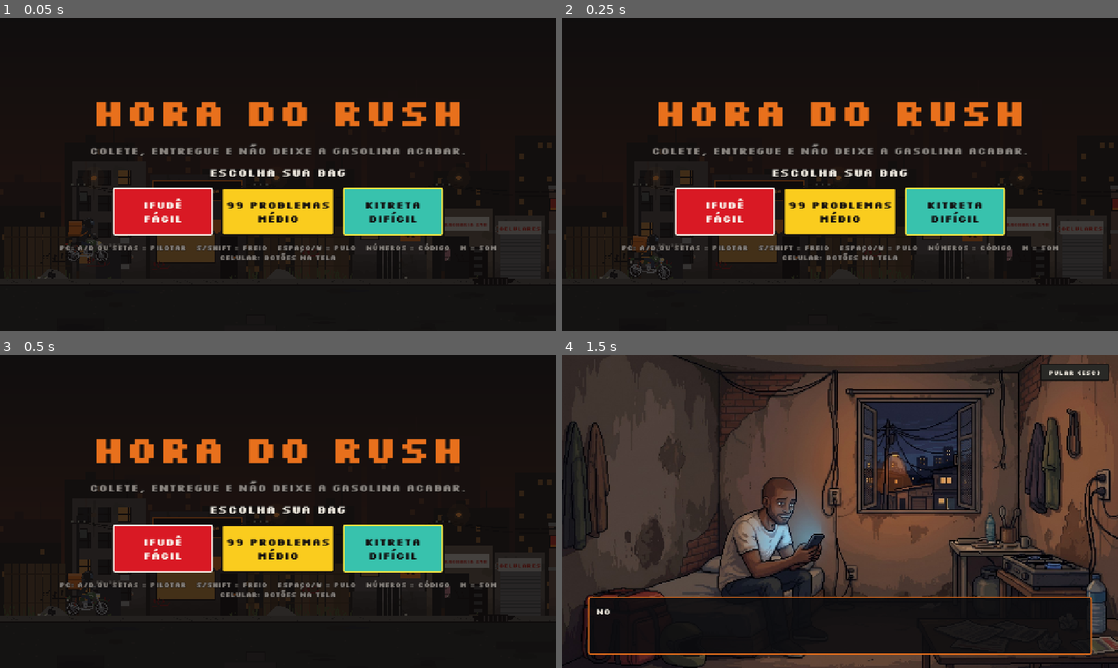
Above: before the commit, frames 1-4 (two rows, left to right).
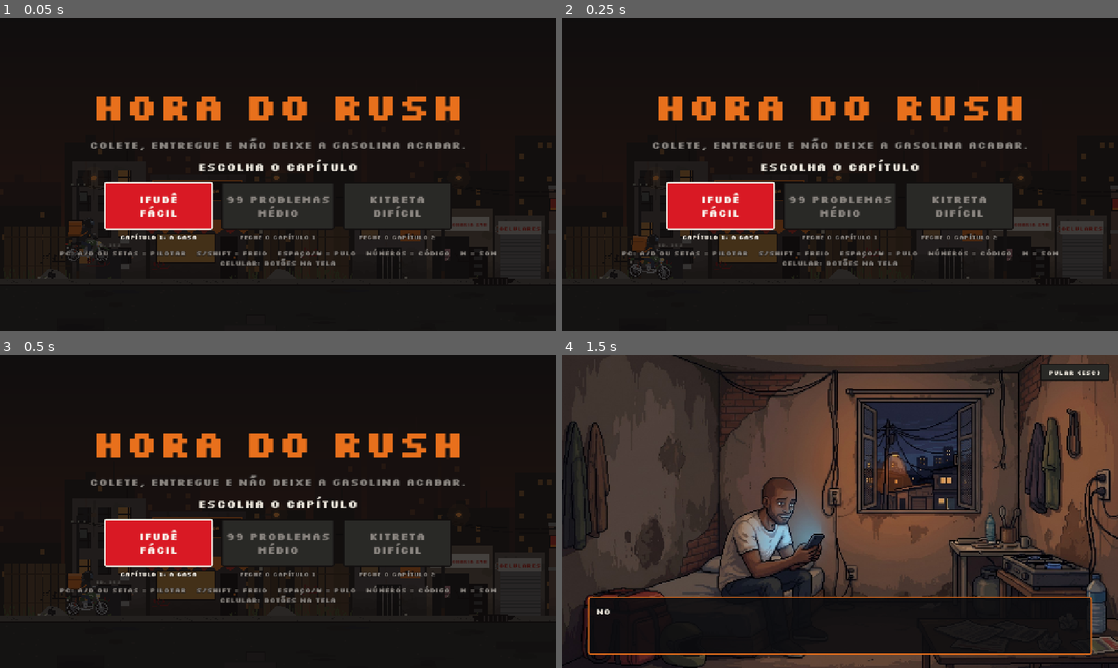
Above: after the commit, the same moments.

Repository: ViniViscas/Hora-do-Rush
Game: Godot game, scene res://scenes/main.tscn
Same seed, same stepped clock (60 frames per second), same inputs: the game is played once before the commit and once after it.
Inputs (mouse positions are in pixels of both pictures, inside the frame that each line leads up to):
- Up to frame 1 (0.05 s): no input
- Up to frame 2 (0.25 s): no input
- Up to frame 3 (0.5 s): no input
- Up to frame 4 (1.5 s): click "iFudê Fácil" at 0.5 s; tap Enter at 1.25 s; move the mouse to (840, 511) at 1.27 s; hold D (direita) from 1.28 s (still down); hold S (freio) from 1.28 s (still down); click (840, 511) at 1.42 s

The runs differ from the first frame. In frame 1, 14% of the frame differs, in the area x 10-90%, y 24-80%; in frame 2, 14%; in frame 3, 14%; in frame 4, nothing differs.

Commit message:
História em três capítulos, um por bag
- iFudê: a casa; 99 Problemas: a reforma; Kitreta: salvar a oficina da Tati
- Abertura e final por capítulo, cartões das fases com texto de cada capítulo
- Cena "O quase" antes da fase 4 do Kitreta
- Cartão da fase 5 com imagem própria por bag
- Capítulos liberados em ordem (Config.CAPITULOS_EM_ORDEM)
- Imagens das cutscenes geradas com IA (Google Gemini), declaradas no README

Co-Authored-By: Claude Opus 5.5 <noreply@anthropic.com>

Diff:
--- a/src/game_config.gd
+++ b/src/game_config.gd
@@ -133,6 +133,11 @@
 	},
 ]
 
+# --- Capítulos da história ---
+# true: cada bag (capítulo) só é liberada depois de fechar a campanha da anterior
+# (iFudê -> 99 Problemas -> Kitreta). false: as três bags ficam livres desde o início.
+const CAPITULOS_EM_ORDEM := true
+
 # --- Pagamento (R$) ---
 const PONTOS_POR_REAL := 10     # vencendo: R$ 1 a cada 10 pontos
 const REAIS_POR_ENTREGA := 8    # perdendo: só as entregas feitas pagam a taxa
--- a/src/historia.gd
+++ b/src/historia.gd
@@ -1,86 +1,183 @@
 extends RefCounted
-## Roteiro das cutscenes: a história do Felipe, motoboy de São Paulo que quer comprar
-## a própria casa, com a ajuda da mecânica Tati. As imagens ficam em assets/img/cutscenes/.
+## Roteiro das cutscenes: a história do Felipe, motoboy de São Paulo, e da mecânica Tati.
+## Cada bag é um capítulo: iFudê (a casa), 99 Problemas (a reforma), Kitreta (a oficina).
 ## Cada cena: imagem + falas [quem fala ("" = narração), texto]. "titulo" aparece em cima.
+## As imagens ficam em assets/img/cutscenes/; os cartões das fases reaproveitam as mesmas
+## cinco imagens nos três capítulos, com textos diferentes.
 
 const PASTA := "res://assets/img/cutscenes/"
+const IMAGENS_FASES := ["04_primeiro_dia.jpg", "05_pegando_o_jeito.jpg", "06_sexta_a_noite.jpg",
+	"07_vespera_de_feriado.jpg", "08_hora_do_rush_%s.jpg"]   # %s = bag: a fase 5 tem uma imagem por capítulo
+const NOMES_FASES := ["PRIMEIRO DIA", "PEGANDO O JEITO", "SEXTA À NOITE", "VÉSPERA DE FERIADO", "HORA DO RUSH"]
 
-const INTRO := [
-	{
-		"imagem": "01_quartinho.jpg",
-		"falas": [
-			["", "São Paulo. Felipe tem 28 anos, uma moto velha e três contas atrasadas."],
-			["", "No celular, um anúncio: \"Casa com quintal. Aceita entrada.\""],
-			["FELIPE", "Um dia essa casa vai ser minha."],
+## Ordem dos capítulos (cada um é liberado ao fechar o anterior, ver Config.CAPITULOS_EM_ORDEM).
+const ORDEM := ["facil", "medio", "dificil"]
+
+const CAPITULOS := {
+	"facil": {
+		"titulo": "CAPÍTULO 1: A CASA",
+		"abertura": [
+			{
+				"imagem": "01_quartinho.jpg",
+				"falas": [
+					["", "São Paulo. Felipe tem 28 anos, uma moto velha e três contas atrasadas."],
+					["", "No celular, um anúncio: \"Casa com quintal. Aceita entrada.\""],
+					["FELIPE", "Um dia essa casa vai ser minha."],
+				],
+			},
+			{
+				"imagem": "02_moto_nao_liga.jpg",
+				"falas": [
+					["", "A moto morreu no primeiro dia do novo app."],
+					["", "Só tinha um lugar aberto àquela hora."],
+				],
+			},
+			{
+				"imagem": "03_oficina_da_tati.jpg",
+				"falas": [
+					["TATI", "Essa moto tá segurando no arame, hein."],
+					["FELIPE", "Não tenho como pagar agora. Mas eu vou entregar muito."],
+					["TATI", "Então faz assim: eu arrumo, você paga com as entregas. Cada real que sobrar, a gente investe na máquina."],
+					["TATI", "E vê se renova essa CNH, que a CET tá de olho."],
+				],
+			},
 		],
+		"fases": [
+			[["", "Primeiro dia. Três entregas."], ["", "Calma, Felipe. É só não cair na lombada."]],
+			[["", "Felipe já conhece as ruas. Agora aprendeu outra regra: na blitz, devagar."]],
+			[["", "Sexta, chuva e pedido de pizza pra todo lado."], ["", "E a CNH... continua vencida."]],
+			[["", "Véspera de feriado. Todo mundo pede, ninguém quer esperar."]],
+			[["", "O último turno. Se fechar hoje, a entrada da casa tá paga."]],
+		],
+		"final": [
+			{
+				"imagem": "09_vitoria.jpg",
+				"falas": [
+					["TATI", "Falei que essa moto ia longe."],
+					["", "Felipe virou o entregador mais rápido de São Paulo."],
+					["", "E, pela primeira vez, chegou em casa. Na casa dele."],
+				],
+			},
+		],
+		"fundo_final": "09_vitoria.jpg",
 	},
-	{
-		"imagem": "02_moto_nao_liga.jpg",
-		"falas": [
-			["", "A moto morreu no primeiro dia do novo app."],
-			["", "Só tinha um lugar aberto àquela hora."],
+	"medio": {
+		"titulo": "CAPÍTULO 2: A REFORMA",
+		"abertura": [
+			{
+				"imagem": "12_cap2_abertura.jpg",
+				"falas": [
+					["", "A casa é dele. A goteira, o reboco caindo e a fiação também."],
+					["TATI", "Parabéns, proprietário. Agora descobre quanto custa um saco de cimento."],
+					["FELIPE", "O 99 Problemas paga melhor. Os prazos são mais curtos, mas eu dou conta."],
+					["TATI", "Prazo curto é onde moto vira estatística. Vai com cabeça."],
+				],
+			},
 		],
+		"fases": [
+			[["", "Primeiro turno no app novo. O relógio corre mais rápido aqui."]],
+			[["", "Blitz de novo. Com prazo apertado, cada parada dói no bolso."]],
+			[["", "Chuva, CET, cliente reclamando no chat."], ["", "Felipe não dorme direito há dias."]],
+			[["", "Feriado: o app dobra a taxa. E dobra a pressão."]],
+			[["", "Último turno do mês. Falta pouco para terminar a laje."]],
+		],
+		"final": [
+			{
+				"imagem": "13_cap2_final.jpg",
+				"falas": [
+					["", "Casa pintada, laje pronta e os amigos lá em cima."],
+					["TATI", "Quem diria. O motoqueiro do arame agora tem até churrasqueira."],
+					["FELIPE", "E ainda tô devendo a revisão da moto, né?"],
+					["", "Mas o celular não para de vibrar."],
+				],
+			},
+		],
+		"fundo_final": "13_cap2_final.jpg",
 	},
-	{
-		"imagem": "03_oficina_da_tati.jpg",
-		"falas": [
-			["TATI", "Essa moto tá segurando no arame, hein."],
-			["FELIPE", "Não tenho como pagar agora. Mas eu vou entregar muito."],
-			["TATI", "Então faz assim: eu arrumo, você paga com as entregas. Cada real que sobrar, a gente investe na máquina."],
-			["TATI", "E vê se renova essa CNH, que a CET tá de olho."],
+	"dificil": {
+		"titulo": "CAPÍTULO 3: A OFICINA",
+		"abertura": [
+			{
+				"imagem": "14_cap3_abertura.jpg",
+				"falas": [
+					["", "O aluguel da oficina subiu. A Tati tem até o fim do mês."],
+					["TATI", "Doze anos aqui. Nunca deixei uma moto na mão. E agora sou eu que vou ficar."],
+					["FELIPE", "O Kitreta paga o dobro. Me deixa ajudar."],
+					["TATI", "Esse app trata motoqueiro como cronômetro. Promete que não vai fazer besteira."],
+				],
+			},
 		],
+		"fases": [
+			[["", "Prazo de 6 minutos para atravessar o bairro. No Kitreta, atraso é bloqueio."]],
+			[["", "Blitz, de novo. O app não quer saber."]],
+			[["", "Chuva forte. O freio já não é o mesmo. Felipe também não."]],
+			[["", "Três da manhã. O corpo pede para parar, o app pede mais uma."]],
+			[["", "Último turno. É hoje que a oficina se salva."]],
+		],
+		# Cenas extras antes de um cartão de fase (índice da fase -> cenas)
+		"antes_da_fase": {
+			3: [
+				{
+					"imagem": "15_cap3_estresse.jpg",
+					"falas": [
+						["", "Um carro. Uma freada. O chão."],
+						["", "Felipe levanta. A moto também. Dessa vez."],
+						["TATI", "Larga esse celular e vem pra cá. Agora."],
+					],
+				},
+			],
+		},
+		"final": [
+			{
+				"imagem": "16_cap3_final.jpg",
+				"falas": [
+					["", "A oficina não fechou. Agora tem dois nomes na porta."],
+					["TATI", "Sócio. Primeira regra: ninguém aqui trabalha pra cronômetro."],
+					["", "Felipe ainda faz entregas. Mas agora chega em casa a tempo do jantar."],
+				],
+			},
+		],
+		"fundo_final": "16_cap3_final.jpg",
 	},
-]
+}
 
-## Um cartão antes de cada fase (mesma ordem de Config.FASES).
-const FASES := [
-	{
-		"imagem": "04_primeiro_dia.jpg",
-		"titulo": "FASE 1: PRIMEIRO DIA",
-		"falas": [["", "Primeiro dia. Três entregas."], ["", "Calma, Felipe. É só não cair na lombada."]],
-	},
-	{
-		"imagem": "05_pegando_o_jeito.jpg",
-		"titulo": "FASE 2: PEGANDO O JEITO",
-		"falas": [["", "Felipe já conhece as ruas. Agora aprendeu outra regra: na blitz, devagar."]],
-	},
-	{
-		"imagem": "06_sexta_a_noite.jpg",
-		"titulo": "FASE 3: SEXTA À NOITE",
-		"falas": [["", "Sexta, chuva e pedido de pizza pra todo lado."], ["", "E a CNH... continua vencida."]],
-	},
-	{
-		"imagem": "07_vespera_de_feriado.jpg",
-		"titulo": "FASE 4: VÉSPERA DE FERIADO",
-		"falas": [["", "Véspera de feriado. Todo mundo pede, ninguém quer esperar."]],
-	},
-	{
-		"imagem": "08_hora_do_rush.jpg",
-		"titulo": "FASE 5: HORA DO RUSH",
-		"falas": [["", "O último turno. Se fechar hoje, a entrada da casa tá paga."]],
-	},
-]
-
-const VITORIA := [
-	{
-		"imagem": "09_vitoria.jpg",
-		"falas": [
-			["TATI", "Falei que essa moto ia longe."],
-			["", "Felipe virou o entregador mais rápido de São Paulo."],
-			["", "E, pela primeira vez, chegou em casa. Na casa dele."],
-		],
-	},
-]
-
-## Fundos da tela de fim quando o turno dá errado.
+## Fundos da tela de fim quando o turno dá errado (iguais nos três capítulos).
 const FUNDO_SEM_GASOLINA := "10_sem_gasolina.jpg"
 const FUNDO_TEMPO := "11_tempo_esgotado.jpg"
-const FUNDO_VITORIA := "09_vitoria.jpg"
-
-## Fechamento das derrotas, logo abaixo da mensagem engraçada.
 const FRASE_SEM_GASOLINA := "O tanque secou antes do turno acabar. Amanhã tem mais."
-const FRASE_TEMPO := "O rush acabou antes dele. Mas a casa ainda tá lá. Esperando."
+const FRASE_TEMPO := "O rush acabou antes dele. Amanhã tem outro turno."
 
 
 static func caminho(imagem: String) -> String:
 	return PASTA + imagem
+
+
+static func abertura(dif_id: String) -> Array:
+	return CAPITULOS[dif_id].abertura
+
+
+static func final(dif_id: String) -> Array:
+	return CAPITULOS[dif_id].final
+
+
+static func fundo_final(dif_id: String) -> String:
+	return CAPITULOS[dif_id].fundo_final
+
+
+## Cenas antes da fase: as extras do capítulo (se houver) e o cartão com o título da fase.
+static func antes_da_fase(dif_id: String, n: int) -> Array:
+	var cap: Dictionary = CAPITULOS[dif_id]
+	var cenas: Array = []
+	cenas.append_array(cap.get("antes_da_fase", {}).get(n, []))
+	cenas.append({
+		"imagem": IMAGENS_FASES[n].replace("%s", dif_id),
+		"titulo": "FASE %d: %s" % [n + 1, NOMES_FASES[n]],
+		"falas": cap.fases[n],
+	})
+	return cenas
+
+
+## Capítulo que precisa ser fechado antes deste ("" = nenhum).
+static func capitulo_anterior(dif_id: String) -> String:
+	var i := ORDEM.find(dif_id)
+	return ORDEM[i - 1] if i > 0 else ""
--- a/src/main.gd
+++ b/src/main.gd
@@ -101,16 +101,16 @@
 	_criar_ui()
 	if jogar != "":
 		# Cartão da história antes da fase, só na primeira vez que ela é jogada
-		var chave := "fase%d" % n_fase
-		if Progresso.visto(chave) or n_fase >= Historia.FASES.size():
+		var chave := "fase_%s_%d" % [jogar, n_fase]
+		if Progresso.visto(chave):
 			_iniciar(jogar, n_fase)
 		else:
 			Som.musica("menu")
-			telas.mostrar_cutscene([Historia.FASES[n_fase]], func() -> void:
+			telas.mostrar_cutscene(Historia.antes_da_fase(jogar, n_fase), func() -> void:
 				Progresso.marcar_visto(chave)
 				_iniciar(jogar, n_fase))
 	else:
-		telas.mostrar_menu()
+		telas.mostrar_menu(_bags_bloqueadas())
 		Som.musica("menu")
 
 
@@ -314,7 +314,7 @@
 		dif_id = id
 		prog = Progresso.carregar(id)
 		Progresso.salvar(id, prog)   # guarda as sementes sorteadas das fases
-		if Progresso.visto("intro"):
+		if Progresso.visto("abertura_" + id):
 			telas.mostrar_campanha(Config.DIFICULDADES[id], prog)
 		else:
 			_mostrar_intro())
@@ -476,11 +476,23 @@
 	hud.aviso("Código errado! -%d pts" % Config.PENALIDADE_CODIGO, Config.COR_VERMELHO)
 
 
-## Introdução da história (Felipe, a Tati e o sonho da casa). Depois volta às fases.
+## Abertura do capítulo da bag escolhida (história). Depois vai para as fases.
 func _mostrar_intro() -> void:
-	telas.mostrar_cutscene(Historia.INTRO, func() -> void:
-		Progresso.marcar_visto("intro")
+	telas.mostrar_cutscene(Historia.abertura(dif_id), func() -> void:
+		Progresso.marcar_visto("abertura_" + dif_id)
 		telas.mostrar_campanha(Config.DIFICULDADES[dif_id], prog))
+
+
+## Capítulos ainda trancados: só abrem depois de fechar a campanha do anterior.
+func _bags_bloqueadas() -> Array:
+	var lista := []
+	if not Config.CAPITULOS_EM_ORDEM:
+		return lista
+	for id in Historia.ORDEM:
+		var anterior := Historia.capitulo_anterior(id)
+		if anterior != "" and not Progresso.campanha_fechada(anterior):
+			lista.append(id)
+	return lista
 
 
 ## P/ESC (ou o botão "II" no celular): congela a partida e mostra a tela de pausa.
@@ -547,8 +559,9 @@
 		titulo = "CAMPANHA FECHADA!" if n_fase == Config.FASES.size() - 1 else "TURNO FECHADO!"
 	if vitoria and n_fase == Config.FASES.size() - 1:
 		# Fechou a campanha: final da história e, depois, a tela de fim com a casa no fundo
-		telas.mostrar_cutscene(Historia.VITORIA, func() -> void:
-			telas.mostrar_fim(vitoria, titulo, mensagem, linhas, n_fase, Historia.caminho(Historia.FUNDO_VITORIA)))
+		titulo = "%s FECHADO!" % Historia.CAPITULOS[dif_id].titulo.split(":")[0]
+		telas.mostrar_cutscene(Historia.final(dif_id), func() -> void:
+			telas.mostrar_fim(vitoria, titulo, mensagem, linhas, n_fase, Historia.caminho(Historia.fundo_final(dif_id))))
 		return
 	telas.mostrar_fim(vitoria, titulo, mensagem, linhas, n_fase, Historia.caminho(imagem) if imagem != "" else "")
 
--- a/src/progresso.gd
+++ b/src/progresso.gd
@@ -42,7 +42,13 @@
 	cfg.save(caminho)
 
 
-## Cutscenes já vistas (valem para todas as bags): "intro", "fase0", "fase1"...
+## A campanha da bag foi fechada (venceu a última fase)?
+static func campanha_fechada(dif_id: String) -> bool:
+	var p := carregar(dif_id)
+	return p.recordes[Config.FASES.size() - 1] > 0
+
+
+## Cutscenes já vistas: "abertura_facil", "fase_medio_2"... (ficam na seção "geral")
 static func visto(chave: String) -> bool:
 	var cfg := ConfigFile.new()
 	cfg.load(caminho)
--- a/src/screens.gd
+++ b/src/screens.gd
@@ -17,6 +17,7 @@
 const UI := preload("res://src/ui_util.gd")
 const TelaOficina := preload("res://src/tela_oficina.gd")
 const Cutscene := preload("res://src/cutscene.gd")
+const Historia := preload("res://src/historia.gd")
 
 var _atual: Control
 
@@ -62,7 +63,8 @@
 	return caixa
 
 
-func mostrar_menu() -> void:
+## bloqueadas: bags cujo capítulo ainda não foi liberado (o anterior não foi fechado).
+func mostrar_menu(bloqueadas: Array = []) -> void:
 	var caixa := _base(0.72)
 	var titulo := UI.label("HORA DO RUSH", 88, Config.COR_LARANJA, 14)
 	titulo.horizontal_alignment = HORIZONTAL_ALIGNMENT_CENTER
@@ -71,7 +73,7 @@
 	sub.horizontal_alignment = HORIZONTAL_ALIGNMENT_CENTER
 	caixa.add_child(sub)
 
-	var escolha := UI.label("ESCOLHA SUA BAG", 26, Config.COR_PAPEL)
+	var escolha := UI.label("ESCOLHA O CAPÍTULO", 26, Config.COR_PAPEL)
 	escolha.horizontal_alignment = HORIZONTAL_ALIGNMENT_CENTER
 	caixa.add_child(escolha)
 
@@ -81,11 +83,25 @@
 	caixa.add_child(linha)
 	for id in ["facil", "medio", "dificil"]:
 		var d: Dictionary = Config.DIFICULDADES[id]
+		var bloqueada := bloqueadas.has(id)
+		var coluna := VBoxContainer.new()
+		coluna.add_theme_constant_override("separation", 8)
+		linha.add_child(coluna)
 		var b: Button = UI.botao("%s\n%s" % [d.nome, d.rotulo], d.cor, d.cor_texto, 24)
-		b.custom_minimum_size = Vector2(230, 110)
+		b.custom_minimum_size = Vector2(250, 110)
 		b.add_theme_stylebox_override("normal", UI.estilo(d.cor, d.cor_detalhe))
+		b.disabled = bloqueada
+		b.add_theme_stylebox_override("disabled", UI.estilo(Config.COR_CINZA_ESCURO))
+		b.add_theme_color_override("font_disabled_color", Config.COR_CINZA_CLARO)
 		b.pressed.connect(func() -> void: escolher_bag.emit(id))
-		linha.add_child(b)
+		coluna.add_child(b)
+		var texto: String = Historia.CAPITULOS[id].titulo
+		if bloqueada:
+			var anterior := Historia.capitulo_anterior(id)
+			texto = "FECHE O %s" % Historia.CAPITULOS[anterior].titulo.split(":")[0]
+		var cap := UI.label(texto, 13, Config.COR_CINZA_CLARO if bloqueada else Config.COR_PAPEL, 4)
+		cap.horizontal_alignment = HORIZONTAL_ALIGNMENT_CENTER
+		coluna.add_child(cap)
 
 	var ajuda := UI.label("PC: A/D ou setas = pilotar   S/Shift = freio   Espaço/W = pulo   Números = código   M = som\n"
 		+ "Celular: botões na tela", 15, Config.COR_CINZA_CLARO, 4)
Binary file added: assets/img/cutscenes/08_hora_do_rush_dificil.jpg
Not shown, added: assets/img/cutscenes/08_hora_do_rush_dificil.jpg.import
Binary file added: assets/img/cutscenes/08_hora_do_rush_facil.jpg
Not shown, added: assets/img/cutscenes/08_hora_do_rush_facil.jpg.import
Binary file added: assets/img/cutscenes/08_hora_do_rush_medio.jpg
Not shown, added: assets/img/cutscenes/08_hora_do_rush_medio.jpg.import
Binary file added: assets/img/cutscenes/12_cap2_abertura.jpg
Not shown, added: assets/img/cutscenes/12_cap2_abertura.jpg.import
Binary file added: assets/img/cutscenes/13_cap2_final.jpg
Not shown, added: assets/img/cutscenes/13_cap2_final.jpg.import
Binary file added: assets/img/cutscenes/14_cap3_abertura.jpg
Not shown, added: assets/img/cutscenes/14_cap3_abertura.jpg.import
(and 5 more such lines)
